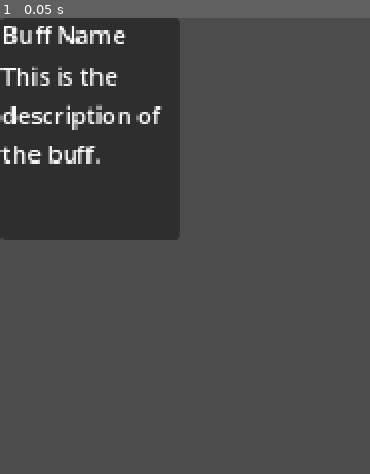
Above: before the commit, frame 1.
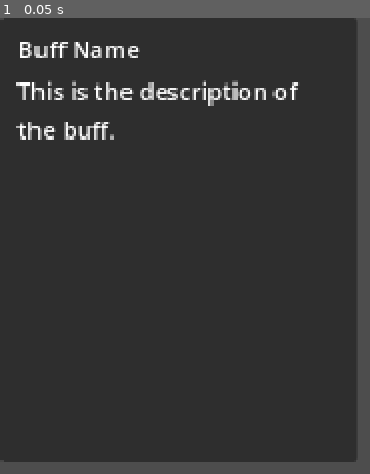
Above: after the commit, the same moment.

Repository: LimZiJia/SurviveTheSemester
Game: Godot game, scene res://scenes/ui/buff_select_card.tscn
Same seed, same stepped clock (60 frames per second), same inputs: the game is played once before the commit and once after it. This scene is started directly instead of the project's main scene.
Inputs:
- Up to frame 1 (0.05 s): no input

The runs differ from the first frame. In frame 1, 74% of the frame differs, in the area x 0-97%, y 0-98%.

Commit message:
Added more buffs
1) Added instant healing and max health increase buff
2) Slightly improved buff selection layout

Diff:
--- /dev/null
+++ b/resources/buffs/heal.tres
@@ -0,0 +1,9 @@
+[gd_resource type="Resource" script_class="Buff" load_steps=2 format=3 uid="uid://oghe6dswpihq"]
+
+[ext_resource type="Script" path="res://resources/buffs/buff.gd" id="1_d1s2q"]
+
+[resource]
+script = ExtResource("1_d1s2q")
+id = "heal"
+name = "Recover Health"
+description = "Instantly increases health by 20%."
--- /dev/null
+++ b/resources/buffs/max_health.tres
@@ -0,0 +1,9 @@
+[gd_resource type="Resource" script_class="Buff" load_steps=2 format=3 uid="uid://cs4ne5kqeocs"]
+
+[ext_resource type="Script" path="res://resources/buffs/buff.gd" id="1_huv8n"]
+
+[resource]
+script = ExtResource("1_huv8n")
+id = "max_health"
+name = "Increase Max Health"
+description = "Increases max health by 20%."
--- a/resources/buffs/speed.tres
+++ b/resources/buffs/speed.tres
@@ -5,5 +5,5 @@
 [resource]
 script = ExtResource("1_wb4qm")
 id = "speed"
-name = "Player Speed"
-description = "Increases player speed by 10%."
+name = "Increase Speed"
+description = "Increases movement speed by 10%."
--- a/scenes/autoload/game_events.gd
+++ b/scenes/autoload/game_events.gd
@@ -1,15 +1,20 @@
 extends Node
 
 signal experience_collected(amount: int)
-signal health_updated(current_health: float, max_health: float)
+signal health_damaged(current_health: float, max_health: float)
+signal health_healed(current_health: float, max_health: float)
 signal buff_added(buff: Buff, current_buffs: Dictionary)
 
 func emit_experience_collected(amount: int) -> void:
 	experience_collected.emit(amount)
 
 
-func emit_health_updated(current_health: float, max_health: float) -> void:
-	health_updated.emit(current_health, max_health)
+func emit_health_damaged(current_health: float, max_health: float) -> void:
+	health_damaged.emit(current_health, max_health)
+
+
+func emit_health_healed(current_health: float, max_health: float) -> void:
+	health_healed.emit(current_health, max_health)
 
 
 func emit_buff_added(buff: Buff, current_buffs: Dictionary) -> void:
--- a/scenes/component/health_component.gd
+++ b/scenes/component/health_component.gd
@@ -3,6 +3,7 @@
 
 signal dead
 signal damaged
+signal healed
 
 @export var max_health := 10.0
 var current_health: float
@@ -18,6 +19,24 @@
 	check_death.call_deferred()
 
 
+func heal(amount: float) -> void:
+	current_health = min(current_health + amount, max_health)
+	healed.emit()
+
+
+func heal_percent(percent: float) -> void:
+	heal(max_health * percent)
+
+
+func increase_max_health(amount: float) -> void:
+	max_health += amount
+	heal(amount)
+
+
+func increase_max_health_percent(percent: float) -> void:
+	increase_max_health(max_health * percent)
+
+
 func check_death() -> void:
 	if current_health == 0.0:
 		dead.emit()
--- a/scenes/game_object/player/player.gd
+++ b/scenes/game_object/player/player.gd
@@ -2,8 +2,6 @@
 extends CharacterBody2D
 
 signal dead
-
-@export var max_health := 100.0
 
 var is_damaged = false
 var base_speed: float
@@ -17,6 +15,7 @@
 
 func _ready() -> void:
 	health_component.damaged.connect(on_health_component_damaged)
+	health_component.healed.connect(on_health_component_healed)
 	health_component.dead.connect(on_health_component_dead)
 	update_health_label()
 
@@ -54,11 +53,15 @@
 
 func on_health_component_damaged() -> void:
 	update_health_label()
-	GameEvents.emit_health_updated(health_component.current_health, health_component.max_health)
+	GameEvents.emit_health_damaged(health_component.current_health, health_component.max_health)
 	is_damaged = true
 	await get_tree().create_timer(0.15).timeout
 	is_damaged = false
 
+
+func on_health_component_healed() -> void:
+	update_health_label()
+	GameEvents.emit_health_healed(health_component.current_health, health_component.max_health)
 
 func on_health_component_dead() -> void:
 	dead.emit()
@@ -68,3 +71,7 @@
 	if buff.id == "speed":
 		var percent_increase = current_buffs["speed"]["quantity"] * 0.1
 		velocity_component.max_speed = base_speed * (1 + percent_increase)
+	elif buff.id == "heal":
+		health_component.heal_percent(0.2)
+	elif buff.id == "max_health":
+		health_component.increase_max_health_percent(0.2)
--- a/scenes/manager/buff_manager.gd
+++ b/scenes/manager/buff_manager.gd
@@ -12,13 +12,15 @@
 
 
 func on_level_up(_new_level: int) -> void:
-	var chosen_buff = buff_pool.pick_random() as Buff
-	if chosen_buff == null:
+	var chosen_buffs = buff_pool.duplicate() as Array[Buff]
+	chosen_buffs.shuffle()
+	chosen_buffs = chosen_buffs.slice(0, 3)
+	if chosen_buffs.size() == 0:
 		return
 
 	var buff_select_screen_instance = buff_select_screen_scene.instantiate()
 	add_child(buff_select_screen_instance)
-	buff_select_screen_instance.set_buffs([chosen_buff] as Array[Buff])
+	buff_select_screen_instance.set_buffs(chosen_buffs)
 	buff_select_screen_instance.buff_selected.connect(on_buff_selected)
 
 
--- a/scenes/manager/buff_manager.tscn
+++ b/scenes/manager/buff_manager.tscn
@@ -1,10 +1,12 @@
-[gd_scene load_steps=4 format=3 uid="uid://bct2as4r1syli"]
+[gd_scene load_steps=6 format=3 uid="uid://b28hqyei7ujo2"]
 
 [ext_resource type="Script" path="res://scenes/manager/buff_manager.gd" id="1_v3mpu"]
+[ext_resource type="Resource" uid="uid://cs4ne5kqeocs" path="res://resources/buffs/max_health.tres" id="2_e73ts"]
 [ext_resource type="Resource" uid="uid://dwdxstec43fkg" path="res://resources/buffs/speed.tres" id="2_f3yro"]
+[ext_resource type="Resource" uid="uid://oghe6dswpihq" path="res://resources/buffs/heal.tres" id="3_ehsqu"]
 [ext_resource type="PackedScene" uid="uid://bf4610j1crfc" path="res://scenes/ui/buff_select_screen.tscn" id="3_lurb3"]
 
 [node name="BuffManager" type="Node"]
 script = ExtResource("1_v3mpu")
-buff_pool = Array[Resource("res://resources/buffs/buff.gd")]([ExtResource("2_f3yro")])
+buff_pool = Array[Resource("res://resources/buffs/buff.gd")]([ExtResource("3_ehsqu"), ExtResource("2_e73ts"), ExtResource("2_f3yro")])
 buff_select_screen_scene = ExtResource("3_lurb3")
--- a/scenes/overlays/blood.gd
+++ b/scenes/overlays/blood.gd
@@ -8,14 +8,30 @@
 
 
 func _ready() -> void:
-	GameEvents.health_updated.connect(on_health_updated)
+	GameEvents.health_healed.connect(on_health_healed)
+	GameEvents.health_damaged.connect(on_health_damaged)
 
 
-func on_health_updated(current_health: float, max_health: float) -> void:
-	update_blood_overlay(current_health / max_health)
+func on_health_healed(current_health: float, max_health: float) -> void:
+	play_healed_overlay(current_health / max_health)
 
 
-func update_blood_overlay(frac_cur_health: float) -> void:
+func on_health_damaged(current_health: float, max_health: float) -> void:
+	play_damaged_overlay(current_health / max_health)
+
+
+func play_healed_overlay(frac_cur_health: float) -> void:
+	var inv_ratio = 1 - frac_cur_health
+	var cur_blood_a = b_final_a * inv_ratio if inv_ratio > 0.5 else 0.0
+	var cur_red_a = r_final_a * inv_ratio if inv_ratio > 0.5 else 0.0
+	var tween = get_tree().create_tween().set_parallel(true)
+	tween.tween_property(blood, "modulate", \
+		Color8(255, 255, 255, int(cur_blood_a)), 0.15)
+	tween.tween_property(red, "modulate", \
+		Color8(255, 255, 255, int(cur_red_a)), 0.15)
+
+
+func play_damaged_overlay(frac_cur_health: float) -> void:
 	var inv_ratio = 1 - frac_cur_health
 	var cur_blood_a = b_final_a * inv_ratio if inv_ratio > 0.5 else 0.0
 	var cur_red_a = r_final_a * inv_ratio if inv_ratio > 0.5 else 0.0
--- a/scenes/overlays/statuses.gd
+++ b/scenes/overlays/statuses.gd
@@ -9,7 +9,8 @@
 
 
 func _ready() -> void:
-	GameEvents.health_updated.connect(on_health_updated)
+	GameEvents.health_damaged.connect(on_health_updated)
+	GameEvents.health_healed.connect(on_health_updated)
 
 
 func on_health_updated(current_health: float, max_health: float) -> void:
--- a/scenes/ui/buff_select_card.tscn
+++ b/scenes/ui/buff_select_card.tscn
@@ -3,19 +3,26 @@
 [ext_resource type="Script" path="res://scenes/ui/buff_select_card.gd" id="1_5h2j7"]
 
 [node name="BuffSelectCard" type="PanelContainer"]
-custom_minimum_size = Vector2(120, 150)
+custom_minimum_size = Vector2(240, 300)
 script = ExtResource("1_5h2j7")
 
-[node name="VBoxContainer" type="VBoxContainer" parent="."]
+[node name="MarginContainer" type="MarginContainer" parent="."]
+layout_mode = 2
+theme_override_constants/margin_left = 10
+theme_override_constants/margin_top = 10
+theme_override_constants/margin_right = 10
+theme_override_constants/margin_bottom = 10
+
+[node name="VBoxContainer" type="VBoxContainer" parent="MarginContainer"]
 layout_mode = 2
 
-[node name="NameLabel" type="Label" parent="VBoxContainer"]
+[node name="NameLabel" type="Label" parent="MarginContainer/VBoxContainer"]
 unique_name_in_owner = true
 layout_mode = 2
 text = "Buff Name"
 autowrap_mode = 2
 
-[node name="DescriptionLabel" type="Label" parent="VBoxContainer"]
+[node name="DescriptionLabel" type="Label" parent="MarginContainer/VBoxContainer"]
 unique_name_in_owner = true
 layout_mode = 2
 text = "This is the description of the buff."
--- a/scenes/ui/buff_select_screen.tscn
+++ b/scenes/ui/buff_select_screen.tscn
@@ -20,3 +20,4 @@
 layout_mode = 2
 size_flags_horizontal = 4
 size_flags_vertical = 4
+theme_override_constants/separation = 40
--- a/scenes/world/world.tscn
+++ b/scenes/world/world.tscn
@@ -23,13 +23,13 @@
 [node name="ExperienceBar" parent="." node_paths=PackedStringArray("experience_manager") instance=ExtResource("5_tersy")]
 experience_manager = NodePath("../ExperienceManager")
 
+[node name="BuffManager" parent="." node_paths=PackedStringArray("experience_manager") instance=ExtResource("8_vp6pe")]
+experience_manager = NodePath("../ExperienceManager")
+
 [node name="TimeUI" parent="." node_paths=PackedStringArray("time_manager") instance=ExtResource("5_18yls")]
 time_manager = NodePath("../TimeManager")
 
 [node name="ExperienceManager" parent="." instance=ExtResource("8_tmpyg")]
-
-[node name="BuffManager" parent="." node_paths=PackedStringArray("experience_manager") instance=ExtResource("8_vp6pe")]
-experience_manager = NodePath("../ExperienceManager")
 
 [node name="WaveManager" parent="." node_paths=PackedStringArray("time_manager") instance=ExtResource("3_mnirc")]
 time_manager = NodePath("../TimeManager")
Not shown: 1 places in scenes/world/world.tscn that only renumber resources
